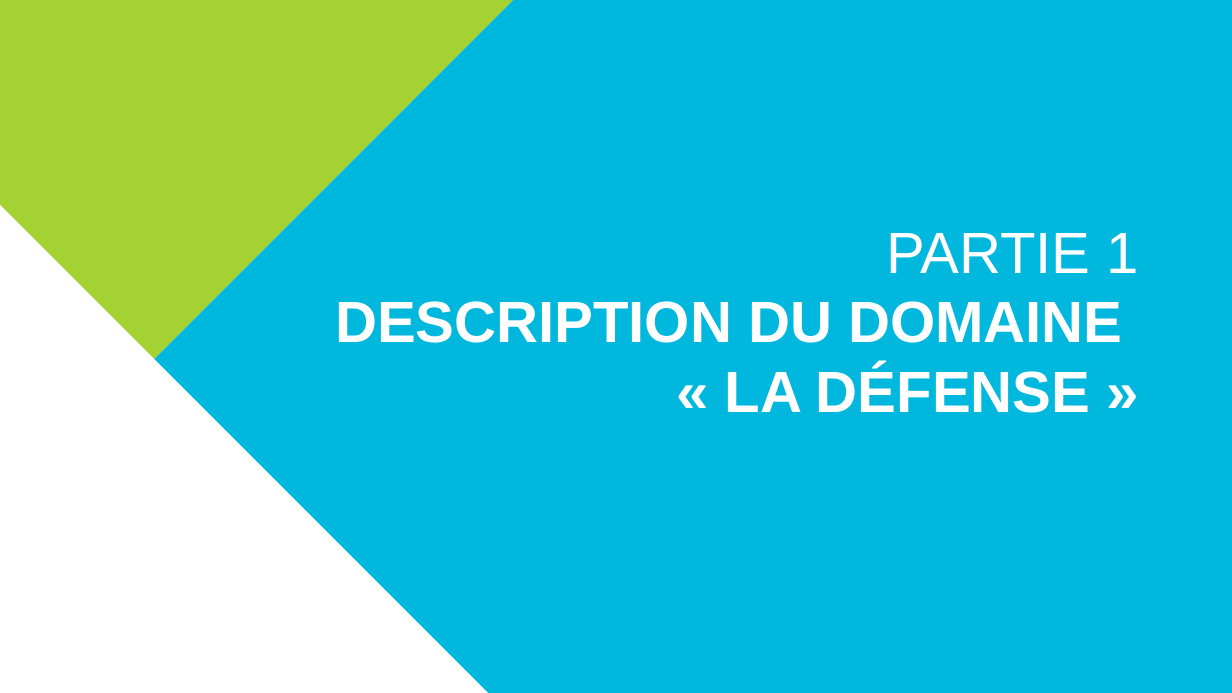
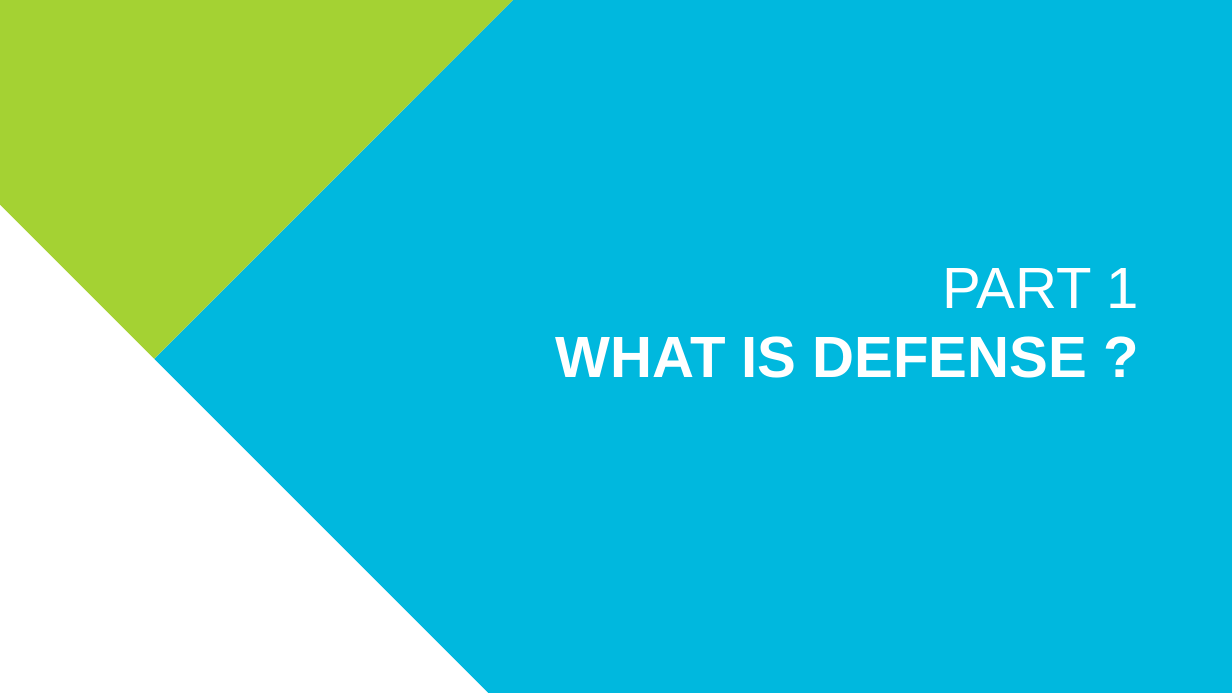
Before and after one commit to pjmartinn/IntroToIA, a slide deck: slide 3 of TP2/Defense.odp. Drawn at 1232x693 pixels with LibreOffice and Linux fonts; fonts in the diff are those of the drawing; background and template pictures are left out. Boxes give left, top, right and bottom in pixels: in the first picture for what was removed or moved away, otherwise in the second. Text is boxed around its words. In the diff, an @@ line names an element or a change of style, - is before the commit and + after.

Commit message:
Sujet : Diapo pour la séance 2
Description :

[ticket: X]

```diff
--- a/TP2/Defense.odp
+++ b/TP2/Defense.odp
@@ text at (556,268,1139,378): text changed @@
-PARTIE 1
-DESCRIPTION DU DOMAINE
-« LA DÉFENSE »
+PART 1
+WHAT IS DEFENSE ?
```
Also in this commit, not shown: 1 other slide changed, 9 slides added, 11 slides removed.
